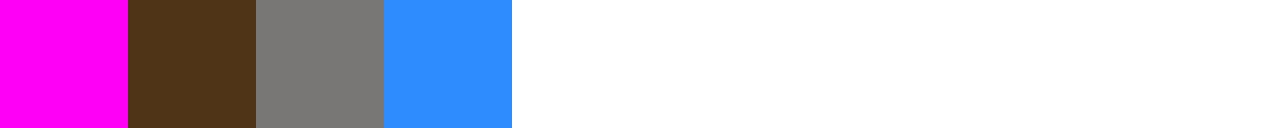
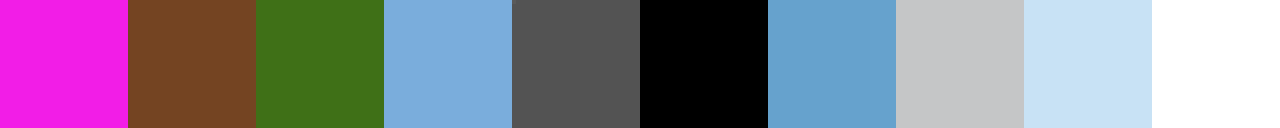
Layered file, before and after one edit (1280x128). Changes by layer:
removed layer "Layer 2" over [256, 0, 512, 128]
added layer "Gas" (30%) above "Liquid" over [896, 0, 1152, 128]
added layer "Liquid" (70%) above "solid" over [384, 0, 512, 128]
renamed "Layer 1" to "solid", painted on it over [0, 0, 896, 128]
